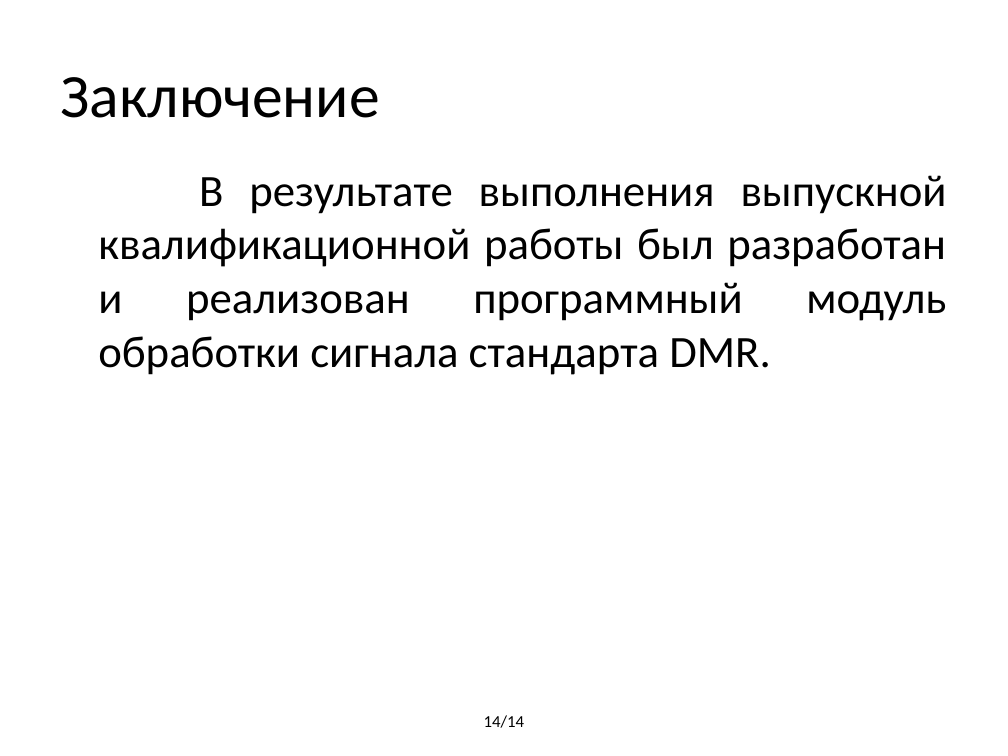
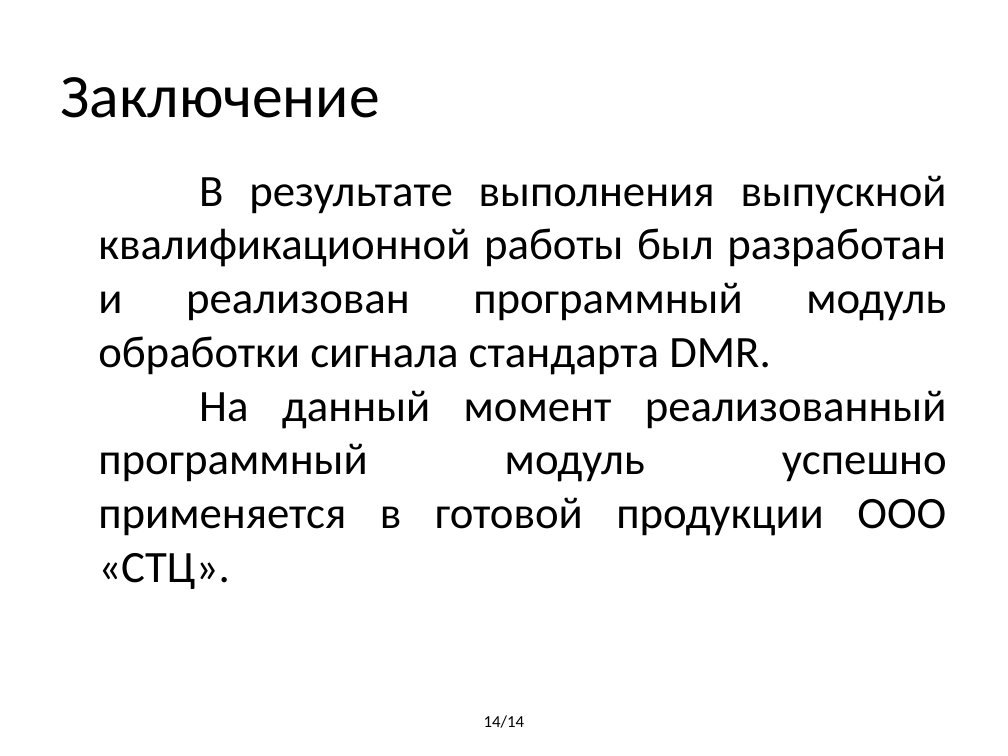
Before and after one commit to BorzhonovAI/magistr, a slide deck: slide 14 of Презентация Диплом.pptx. Drawn at 1008x756 pixels with LibreOffice and Linux fonts; fonts in the diff are those of the drawing. Boxes give left, top, right and bottom in pixels: in the first picture for what was removed or moved away, otherwise in the second. Text is boxed around its words. In the diff, an @@ line names an element or a change of style, - is before the commit and + after.

Commit message:
fix presentation

```diff
--- a/Презентация Диплом.pptx
+++ b/Презентация Диплом.pptx
@@ text at <box>98,390,947,589</box>: paragraph added @@
+На данный момент реализованный программный модуль успешно применяется в готовой продукции ООО «СТЦ».
```
Also in this commit, not shown: 1 other file.
